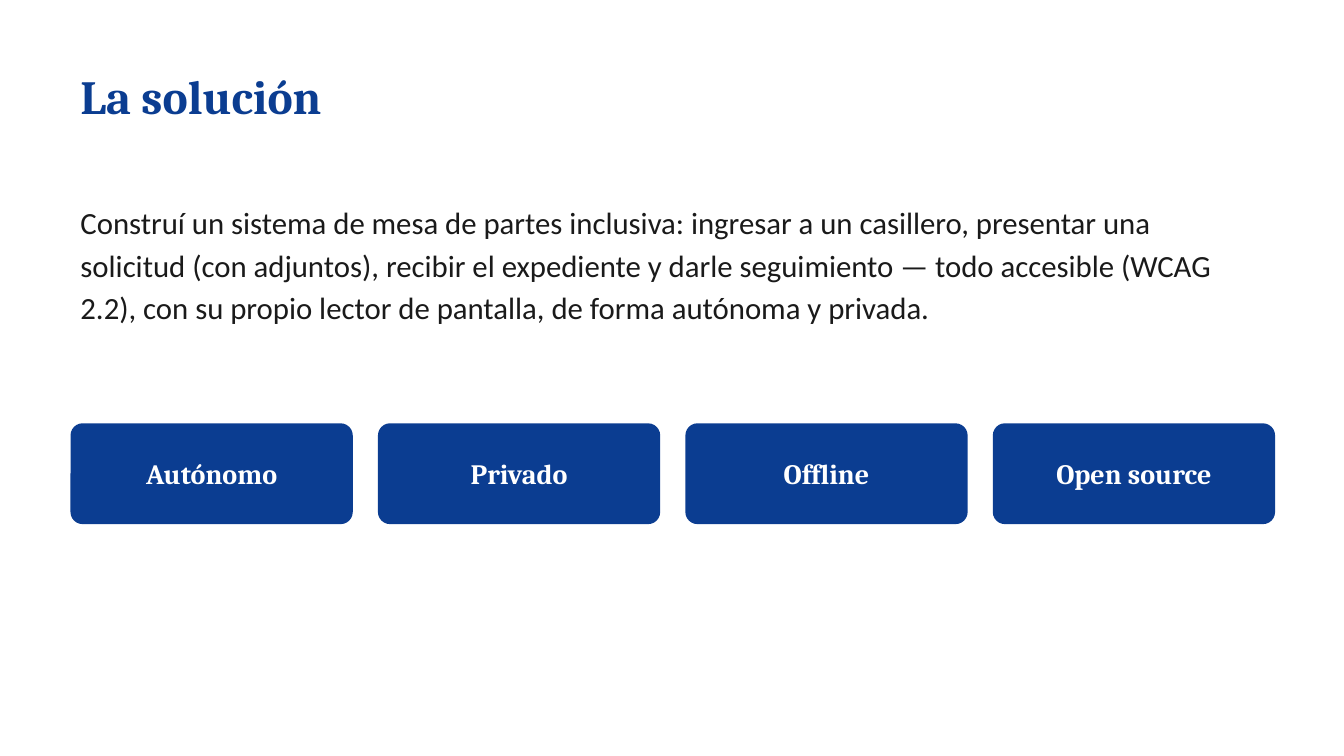
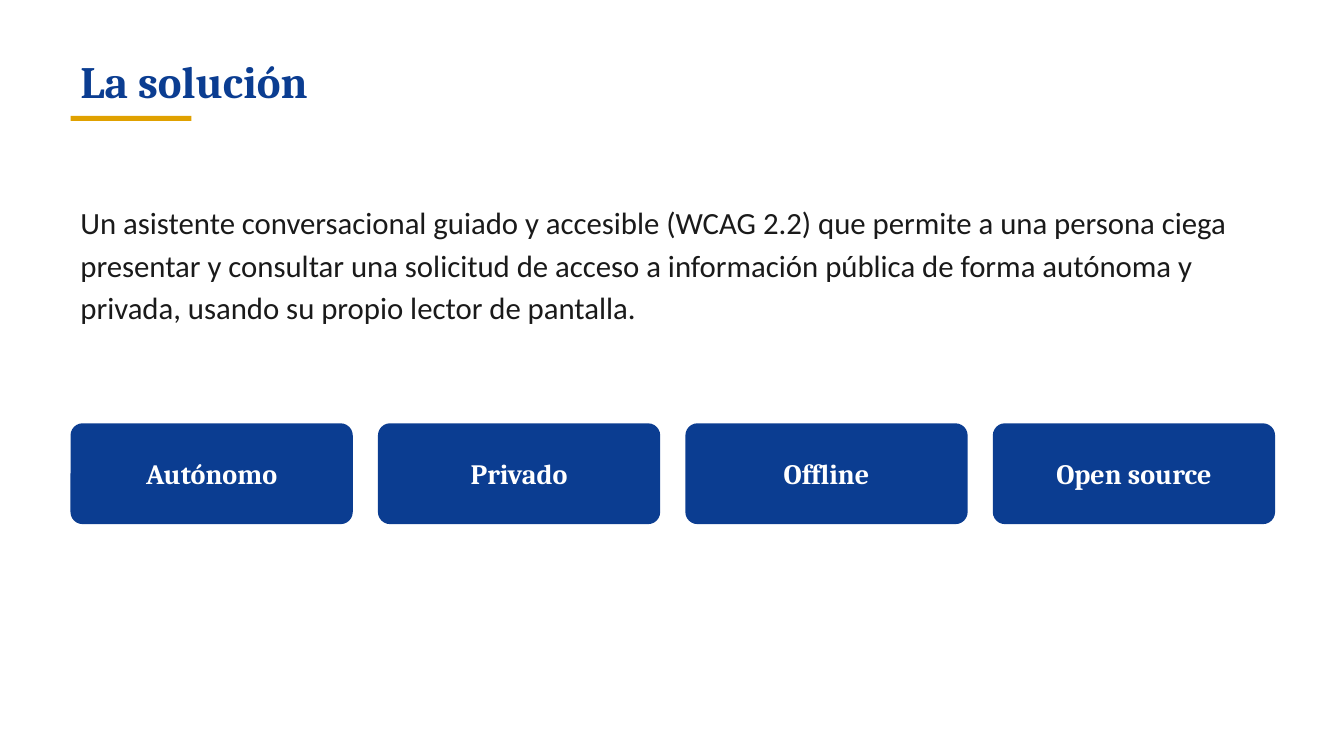
Before and after one commit to rodrigocabrera663-bot/ventanilla-inclusiva, a slide deck: slide 3 of Ventanilla-Inclusiva.pptx. Drawn at 1344x756 pixels with LibreOffice and Linux fonts; fonts in the diff are those of the drawing. Boxes give left, top, right and bottom in pixels: in the first picture for what was removed or moved away, otherwise in the second. Text is boxed around its words. In the diff, an @@ line names an element or a change of style, - is before the commit and + after.

```diff
--- a/Ventanilla-Inclusiva.pptx
+++ b/Ventanilla-Inclusiva.pptx
@@ text "La solución": place and size @@
-text "La solución" at [80,80,321,115]
+text "La solución" at [80,66,308,99]
@@ text "La solución" at [80,66,308,99]: size 34 to 32 pt @@
@@ rectangle added at [71,116,192,121], fill #E0A100 @@
@@ text at [80,211,1226,324]: text changed @@
-Construí un sistema de mesa de partes inclusiva: ingresar a un casillero, presentar una solicitud (con adjuntos), recibir el expediente y darle seguimiento — todo accesible (WCAG 2.2), con su propio lector de pantalla, de forma autónoma y privada.
+Un asistente conversacional guiado y accesible (WCAG 2.2) que permite a una persona ciega presentar y consultar una solicitud de acceso a información pública de forma autónoma y privada, usando su propio lector de pantalla.
```
Also in this commit, not shown: 4 other slides changed, 3 slides added, 2 slides removed, 5 other files.
